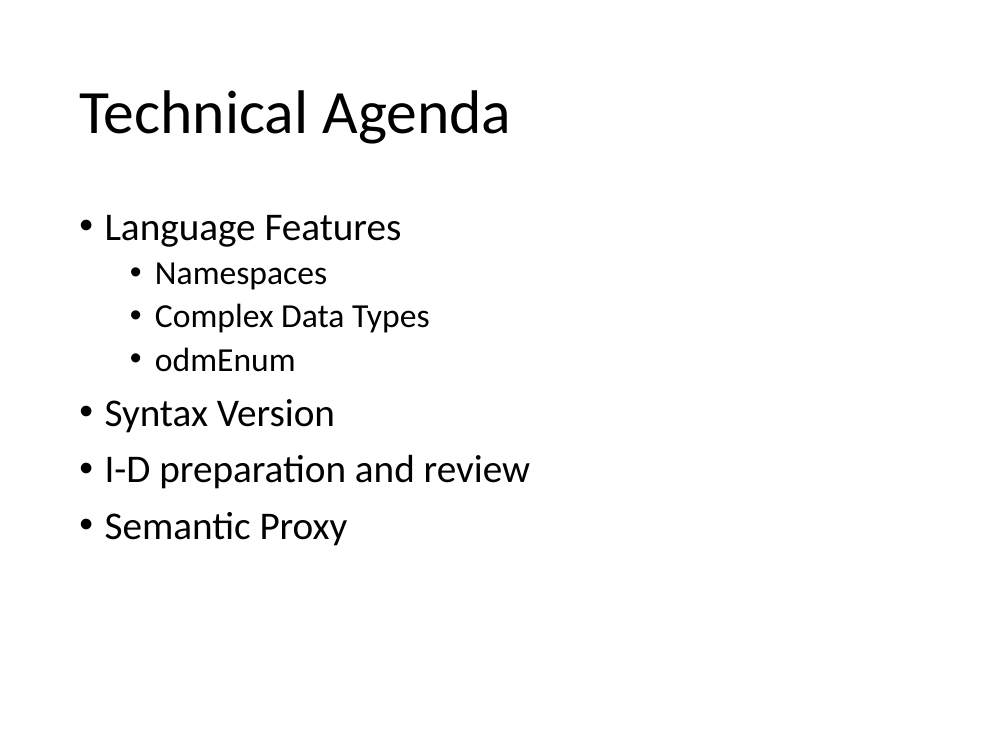
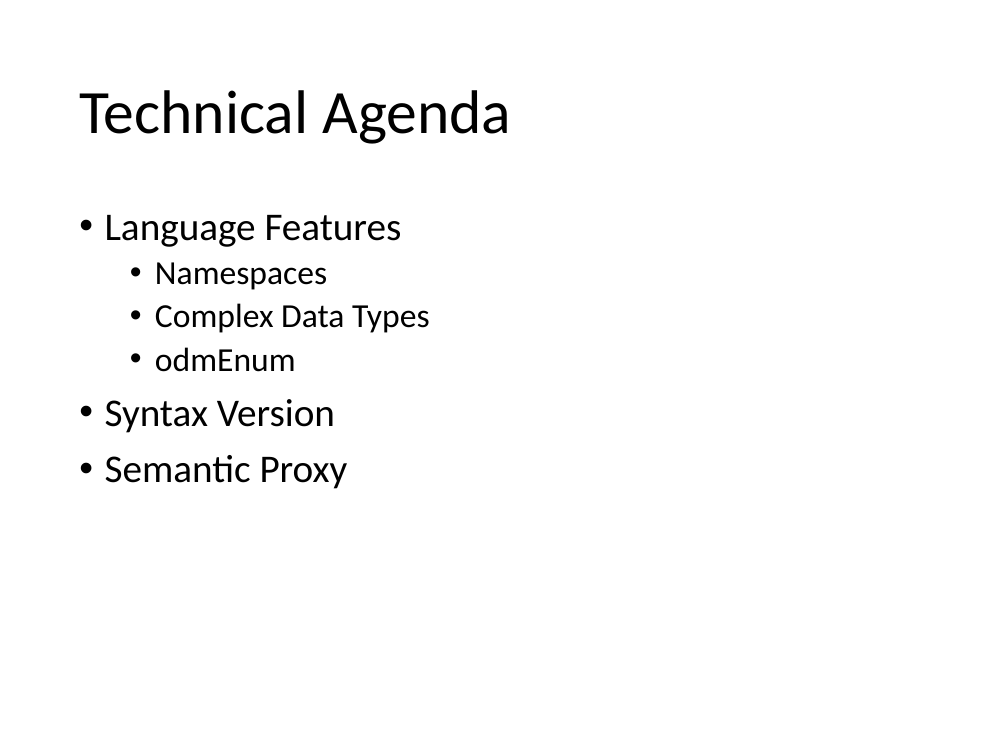
Before and after one commit to one-data-model/Conference2020, a slide deck: slide 2 of Session 7.pptx. Drawn at 1008x756 pixels with LibreOffice and Linux fonts; fonts in the diff are those of the drawing. Boxes give left, top, right and bottom in pixels: in the first picture for what was removed or moved away, otherwise in the second. Text is boxed around its words. In the diff, an @@ line names an element or a change of style, - is before the commit and + after.

Commit message:
slides

```diff
--- a/Session 7.pptx
+++ b/Session 7.pptx
@@ text at [105,454,530,489]: paragraph removed @@
-• I-D preparation and review
```
Also in this commit, not shown: 1 other slide changed, 1 slide added, 1 other file.
